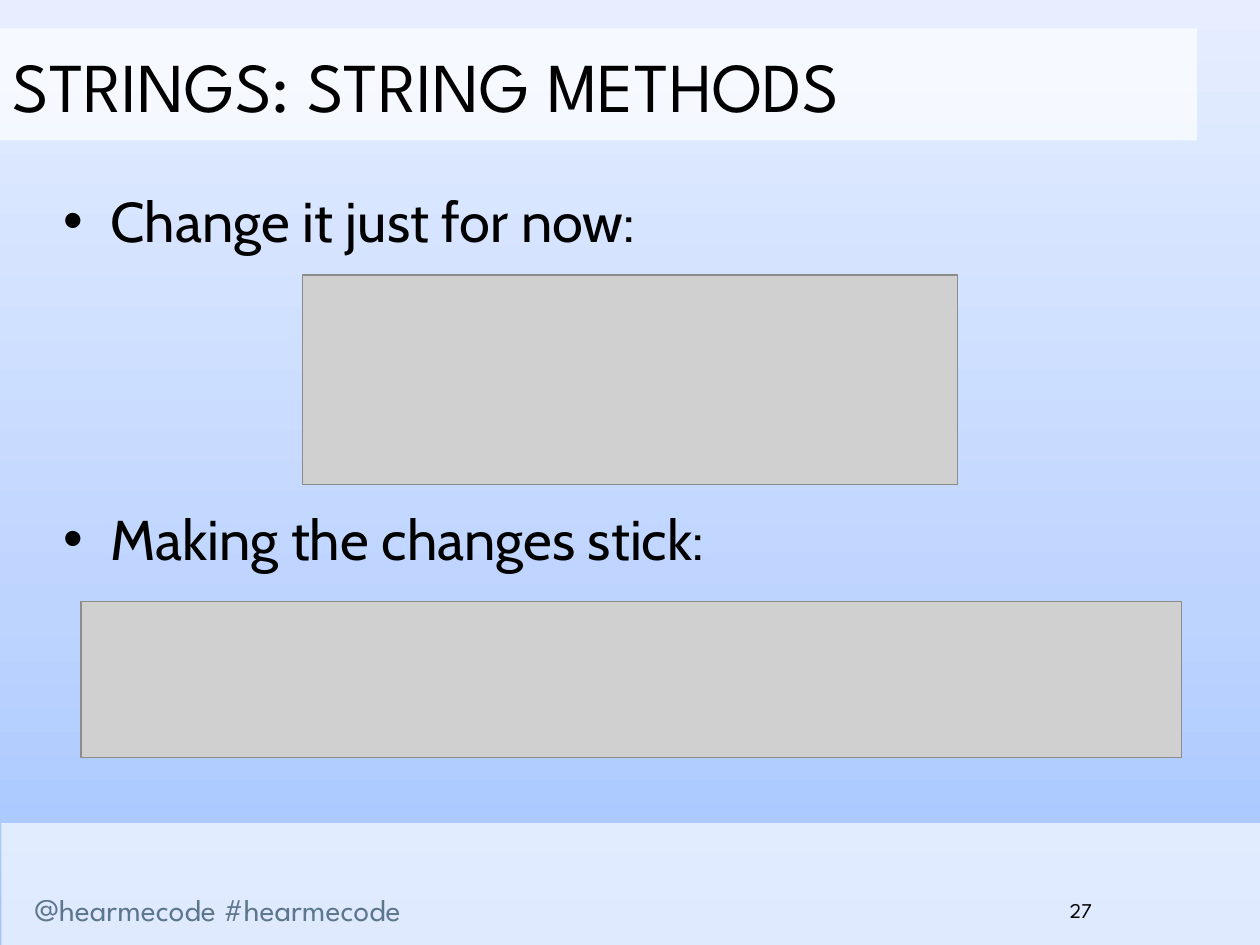
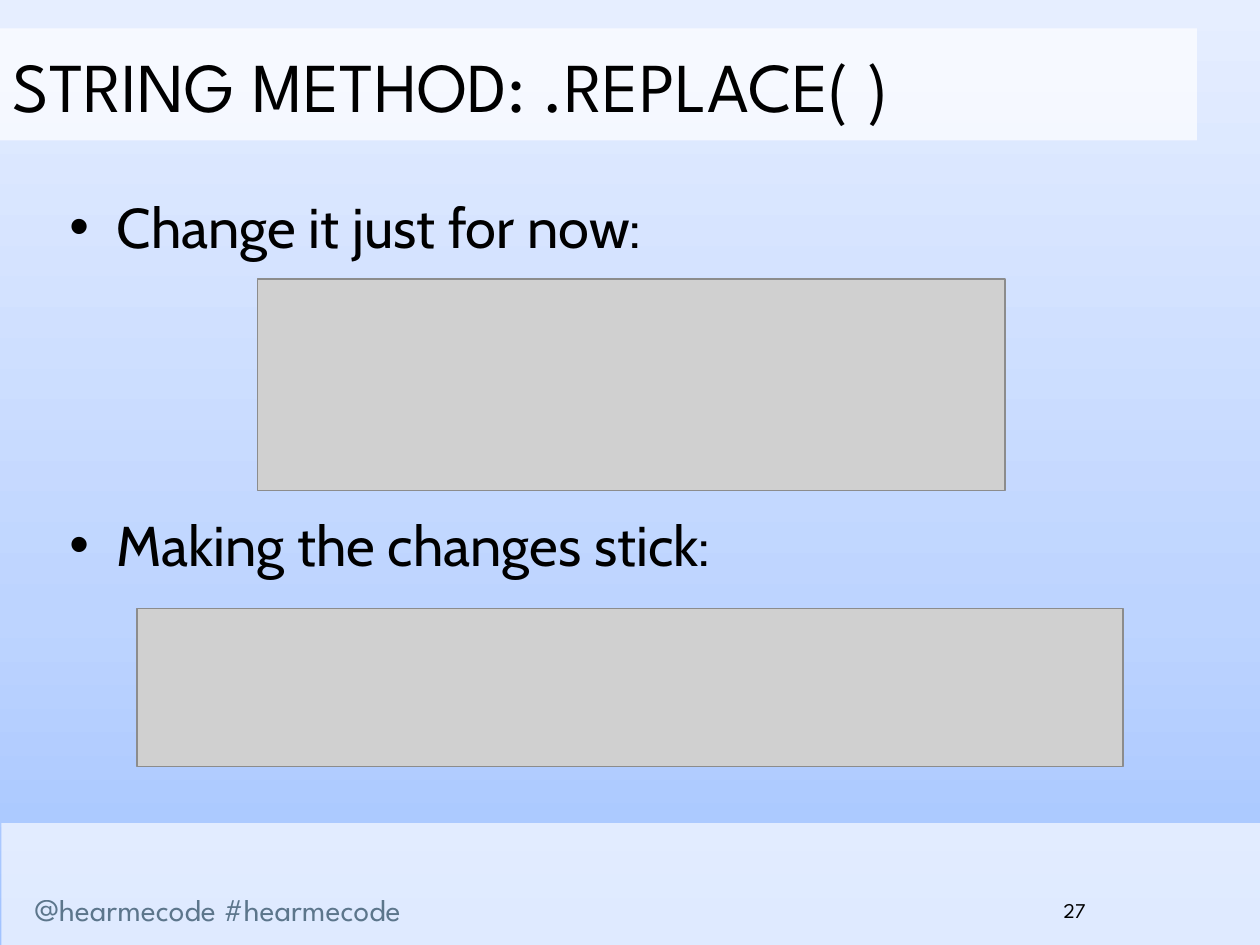
Before and after one commit to hearmecode/slides, a slide deck: slide 27 of Lesson 1/Hear Me Code - Strings and Conditionals.pptx. Drawn at 1260x945 pixels with LibreOffice and Linux fonts; fonts in the diff are those of the drawing; grey boxes stand for pictures; background and template pictures are left out. Boxes give left, top, right and bottom in pixels: in the first picture for what was removed or moved away, otherwise in the second. Text is boxed around its words. In the diff, an @@ line names an element or a change of style, - is before the commit and + after.

```diff
--- a/Lesson 1/Hear Me Code - Strings and Conditionals.pptx
+++ b/Lesson 1/Hear Me Code - Strings and Conditionals.pptx
@@ text in rectangle at (12,63,850,126): text changed @@
-STRINGS: STRING METHODS
+STRING METHOD: .REPLACE( )
@@ text "Change it just for now:": place and size @@
-text "Change it just for now:" at (110,200,704,573)
+text "Change it just for now:" at (117,206,710,579)
@@ picture: place and size @@
-picture at (302,275,958,484)
+picture at (258,278,1005,490)
@@ picture: place and size @@
-picture at (81,601,1182,757)
+picture at (137,609,1124,766)
@@ page number: place and size @@
-page number at (1070,904,1092,918)
+page number at (1064,904,1086,918)
```
Also in this commit, not shown: 31 other slides changed, 4 slides added, 1 slide removed, 3 other files.
